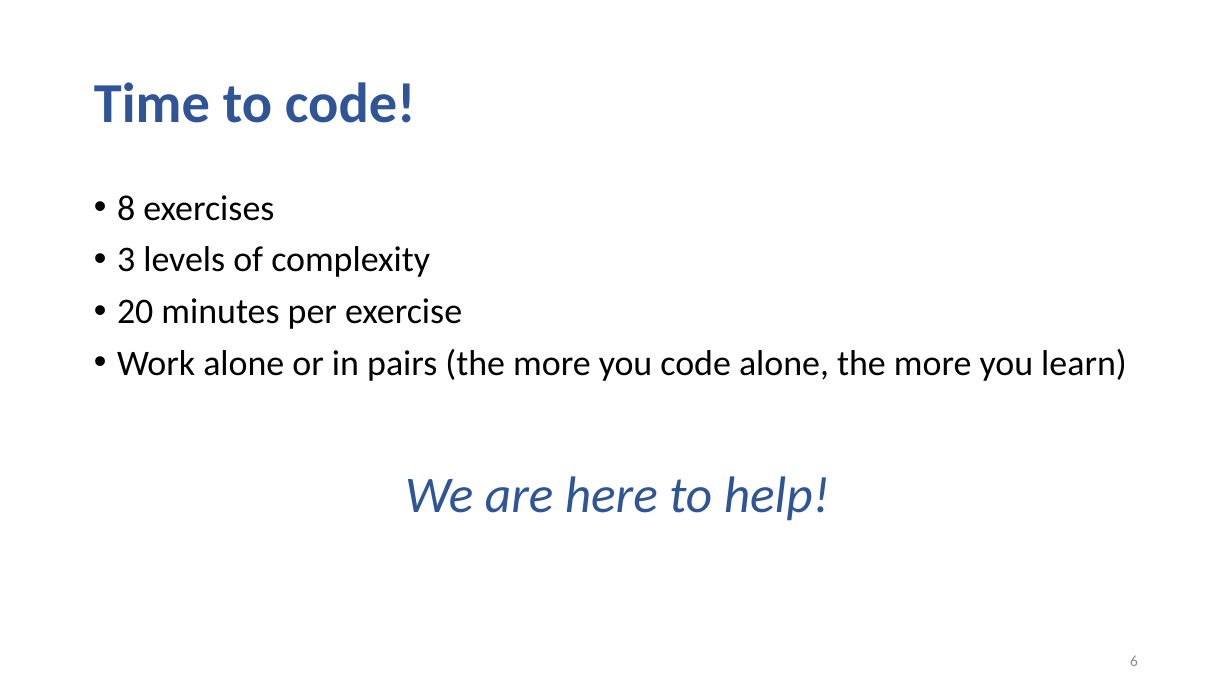
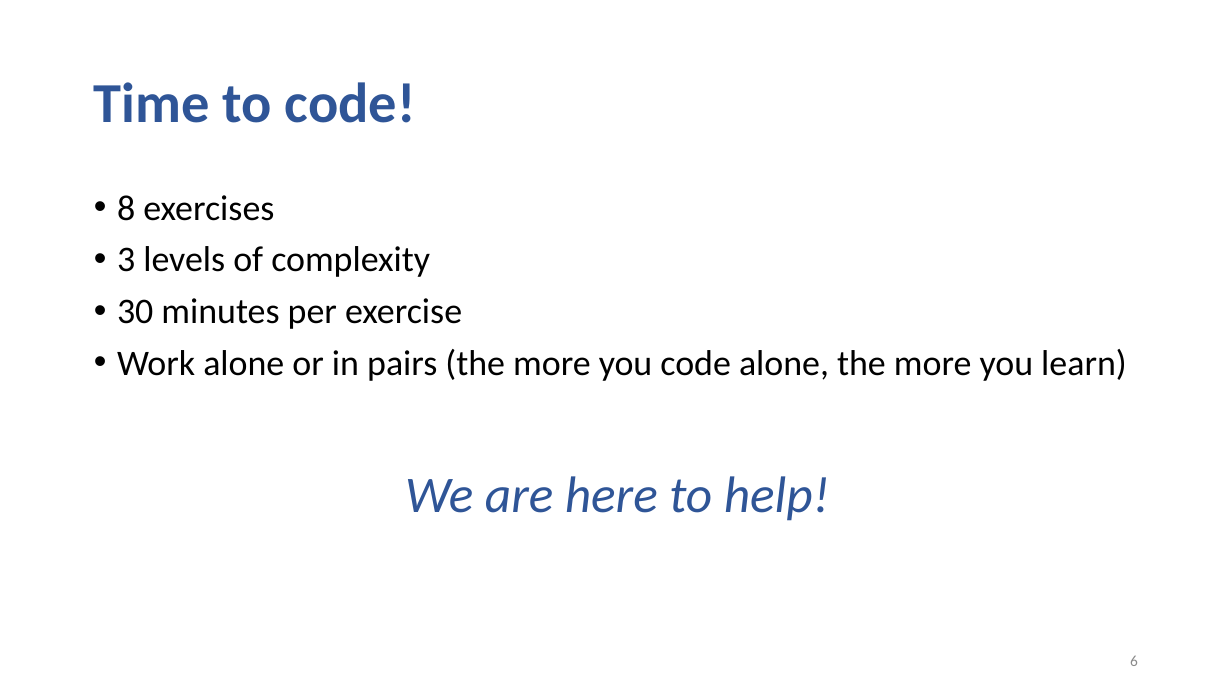
Before and after one commit to valegiunchiglia/2022-Module3-ImperialCollege, a slide deck: slide 6 of Day1/Day1.pptx. Drawn at 1232x693 pixels with LibreOffice and Linux fonts; fonts in the diff are those of the drawing. Boxes give left, top, right and bottom in pixels: in the first picture for what was removed or moved away, otherwise in the second. Text is boxed around its words. In the diff, an @@ line names an element or a change of style, - is before the commit and + after.

Commit message:
added exercises Day 1

```diff
--- a/Day1/Day1.pptx
+++ b/Day1/Day1.pptx
@@ text at bbox=[117, 298, 462, 329]: text changed @@
-• 20 minutes per exercise
+• 30 minutes per exercise
```
Also in this commit, not shown: 1 other slide changed, 15 slides added, 2 other files.
